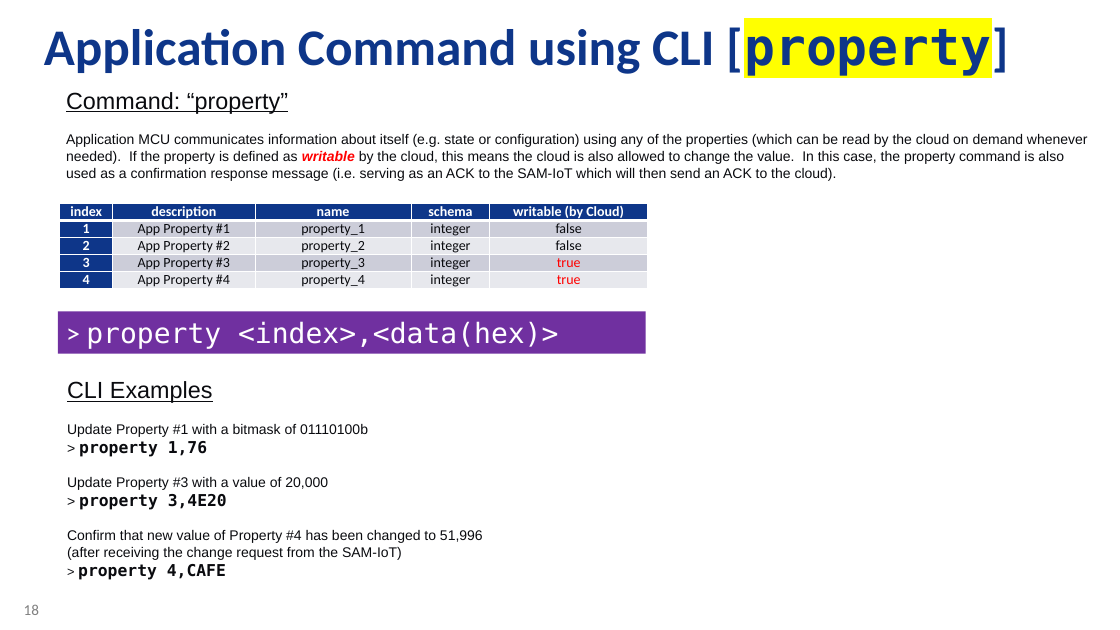
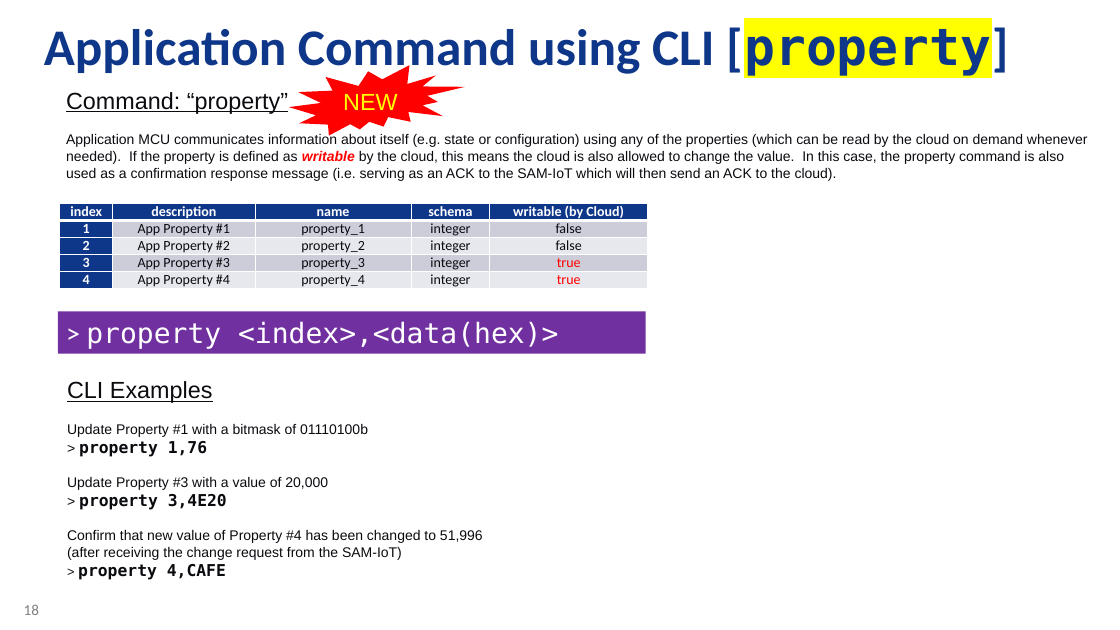
Before and after one commit to danewalton/Microchip-SAM-IoT-Wx, a slide deck: slide 18 of AO-Smith-MSFT-MCHP-r6.pptx. Drawn at 1120x630 pixels with LibreOffice and Linux fonts; fonts in the diff are those of the drawing; background and template pictures are left out. Boxes give left, top, right and bottom in pixels: in the first picture for what was removed or moved away, otherwise in the second. Text is boxed around its words. In the diff, an @@ line names an element or a change of style, - is before the commit and + after.

```diff
--- a/AO-Smith-MSFT-MCHP-r6.pptx
+++ b/AO-Smith-MSFT-MCHP-r6.pptx
@@ irregular seal added at (289, 66, 465, 136), fill #FF0000, 20 pt, text #FFFF00 @@
+NEW
```
Also in this commit, not shown: 3 other slides changed, 1 other file.
